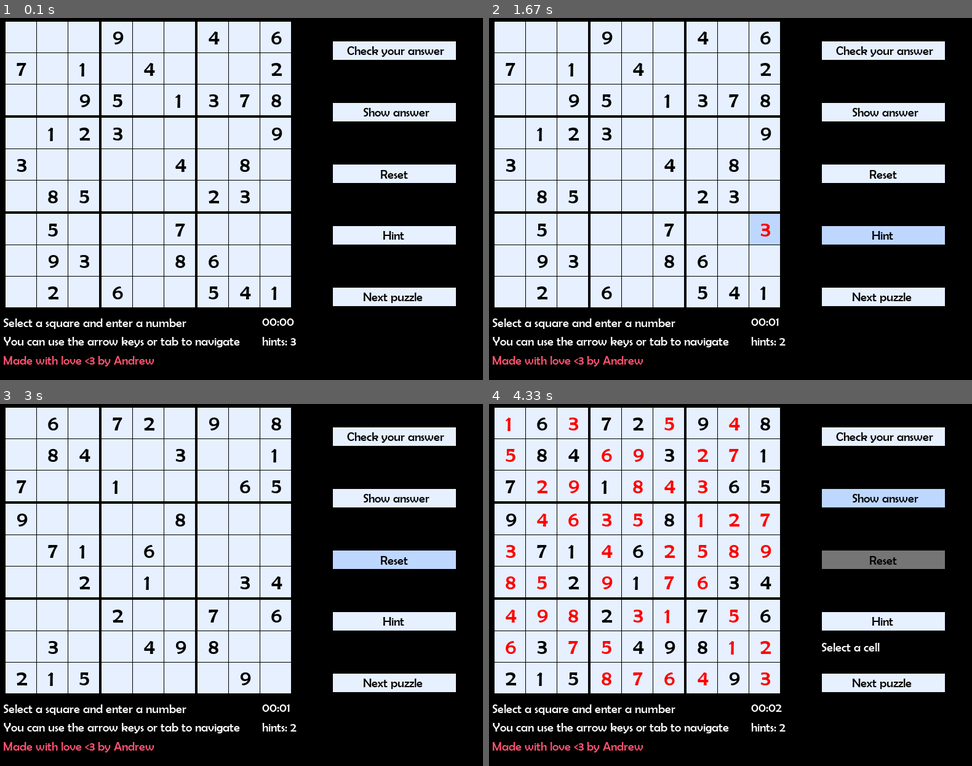
Above: before the commit, frames 1-4 (two rows, left to right).
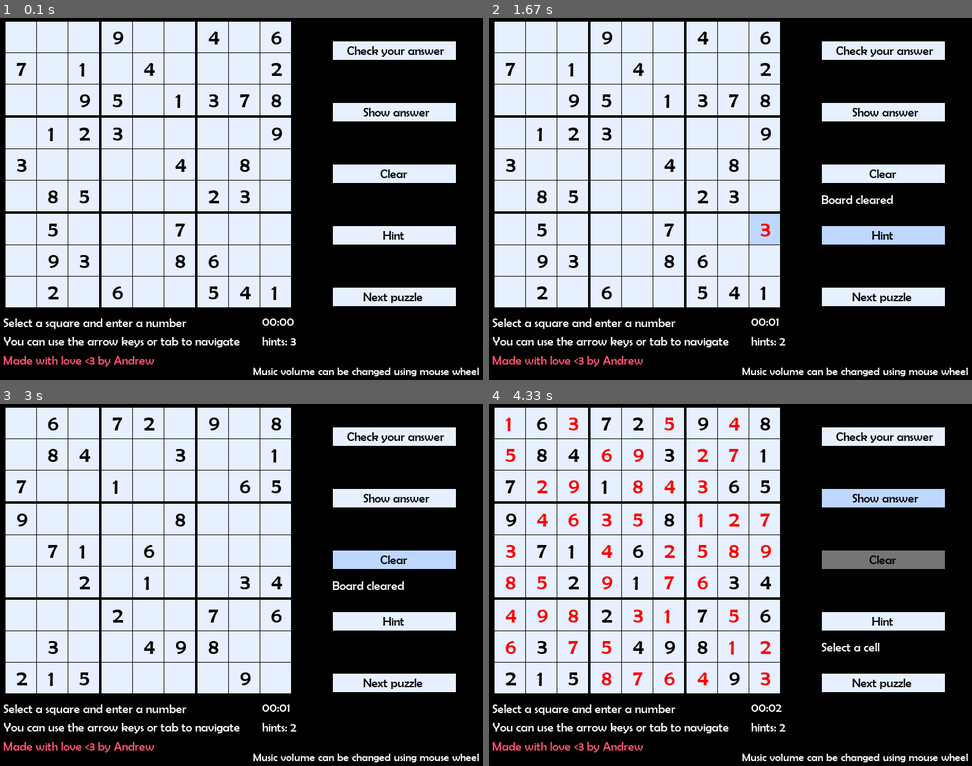
Above: after the commit, the same moments.

Repository: bafyle/Sudoku-game-using-Pygame
Game: pygame game, started from sudoku.py
The game is run twice, just before and just after one commit, with the same random seed, the same clock (stepped at 60 frames per second) and the same inputs.
Inputs (mouse positions are in pixels of both pictures, inside the frame that each line leads up to):
- Up to frame 1 (0.1 s): no input
- Up to frame 2 (1.67 s): click (885, 173) at 0.38 s; click (730, 220) at 0.72 s; hold Tab 1-1.47 s; click (885, 235) at 1.55 s
- Up to frame 3 (3 s): click (396, 682) at 1.88 s; click (217, 679) at 2.22 s; click (222, 519) at 2.55 s; click (338, 552) at 2.88 s
- Up to frame 4 (4.33 s): click (860, 548) at 3.22 s; click (885, 621) at 3.55 s; click (831, 516) at 3.88 s; click (841, 490) at 4.22 s

The runs differ from the first frame. In frame 1, 0.5% of the frame differs, in the area x 52-100%, y 41-99%; in frame 2, 0.7%; in frame 3, 0.7%; in frame 4, 0.5%.

Commit message:
Added some instructions and bug fixes

Diff:
--- a/sudoku.py
+++ b/sudoku.py
@@ -317,7 +317,6 @@
             self.selectedCell.toggleSelection()
         self.selectedCell = None
         self.positionOfSelectedCell = (-1, -1)
-        self.positionOfSelectedCell = -1
 
     def selectCell(self, row: int, col: int) -> None:
         """
@@ -432,7 +431,7 @@
     buttons = [
         CheckValidButton("Check your answer", (550, 50, 200, 30), win),
         ShowAnswerButton("Show answer", (550, 150, 200, 30), win),
-        ResetPuzzleButton("Reset", (550, 250, 200, 30), win),
+        ResetPuzzleButton("Clear", (550, 250, 200, 30), win),
         GetAnotherPuzzleButton("Next puzzle", (550, 450, 200, 30), win),
         HintButton("Hint", (550, 350, 200, 30), win),
     ]
@@ -450,6 +449,7 @@
     # Notification instance
     notification = Notification()
     notification.addPosition((550, 100)) # add position under the check validation button
+    notification.addPosition((550, 300)) # add position under the resert button
     notification.addPosition((550, 400)) # add postion under the hint button
 
     # a timer to tell user how much time he spent
@@ -458,7 +458,7 @@
     timer = 0
 
     # start the background music
-    pygame.mixer.music.load("sounds/background.mp3")
+    pygame.mixer.music.load("./sounds/background.mp3")
     pygame.mixer.music.play(-1) # infinite loop, play the music again after it finishes
     pygame.mixer.music.set_volume(0.3)
 
@@ -529,10 +529,10 @@
                             board.puzzle = copy.deepcopy(board.OriginalPuzzle)
                             board.refreshCells()
                             board.clearSelection()
+                            notification.invokeNotification("Board cleared", 1)
 
                         # next puzzle button
                         elif buttons[3].rect.collidepoint(pygame.mouse.get_pos()) and buttons[3].Enable:
-
                             # load a new random puzzle
                             newIndex = random.randint(1, 100)
                             while newIndex == currentPuzzleIndex:
@@ -557,21 +557,23 @@
                                     # then subtract the hints variable by 1
                                     # and get the right number from board.solvedPuzzle list
                                     hints -= 1
-                                    if hints <= 0:
-                                        buttons[4].Enable = False
                                     r, c = board.positionOfSelectedCell
                                     board.puzzle[r][c] = board.solvedPuzzle[r][c]
                                     board.refreshCells()
                                 else:
-                                    notification.invokeNotification("Select a cell", 1)
+                                    notification.invokeNotification("Select a cell", 2)
                             else:
-                                notification.invokeNotification("You are out of hints", 1)
+                                notification.invokeNotification("You are out of hints", 2)
 
                 # change volume using mouse wheel
                 elif event.button == 4:
-                    pygame.mixer.music.set_volume(pygame.mixer.music.get_volume() + 0.1)
+                    if pygame.mixer.music.get_volume() != 1:
+                        pygame.mixer.music.set_volume(pygame.mixer.music.get_volume() + 0.1)
                 elif event.button == 5:
-                    pygame.mixer.music.set_volume(pygame.mixer.music.get_volume() - 0.1)
+                    if pygame.mixer.music.get_volume() <= 0.1:
+                        pygame.mixer.music.set_volume(0)
+                    else:
+                        pygame.mixer.music.set_volume(pygame.mixer.music.get_volume() - 0.1)
 
             # if the user pressed a key on the keyboard
             elif event.type == pygame.KEYDOWN:
@@ -604,14 +606,14 @@
                         if board.cells[new_row][new_column].empty:
                             board.selectCell(new_row, new_column)
 
+                # get the next empty cell by pressing tab
                 elif pygame.K_TAB == event.key:
                     if board.selectedCell is not None:
                         r, c = board.getNextEmptyCell()
-                        print(r, c)
                         if r != -1:
                             board.selectCell(r, c)
 
-        # change the color of any button of the mouse is standing over it
+        # change the color of any button if the mouse is hovering over it
         if pygame.mouse.get_pos() > (540, 0):
             for button in buttons:
                 if button.rect.collidepoint(pygame.mouse.get_pos()):
@@ -622,7 +624,7 @@
         # fill the screen with black to end the previous frame
         win.fill(BACKGROUND_COLOR)
 
-        #-----drawing section-----#
+        #-------------drawing section-------------#
 
         # drawing cells
         for rowOfCells in board.cells:
@@ -639,7 +641,9 @@
         # instruction to the user
         game_font.render_to(win, (15, 500), "Select a square and enter a number", (255, 255, 255))
         game_font.render_to(win, (15, 530), "You can use the arrow keys or tab to navigate", (255, 255, 255))
-
+        game_font.size = 18
+        game_font.render_to(win, (420, 580), "Music volume can be changed using mouse wheel", (255, 255, 255))
+        game_font.size = 20
         # show the notification for 2 seconds only
         notification.drawNotification(win, game_font)
 
